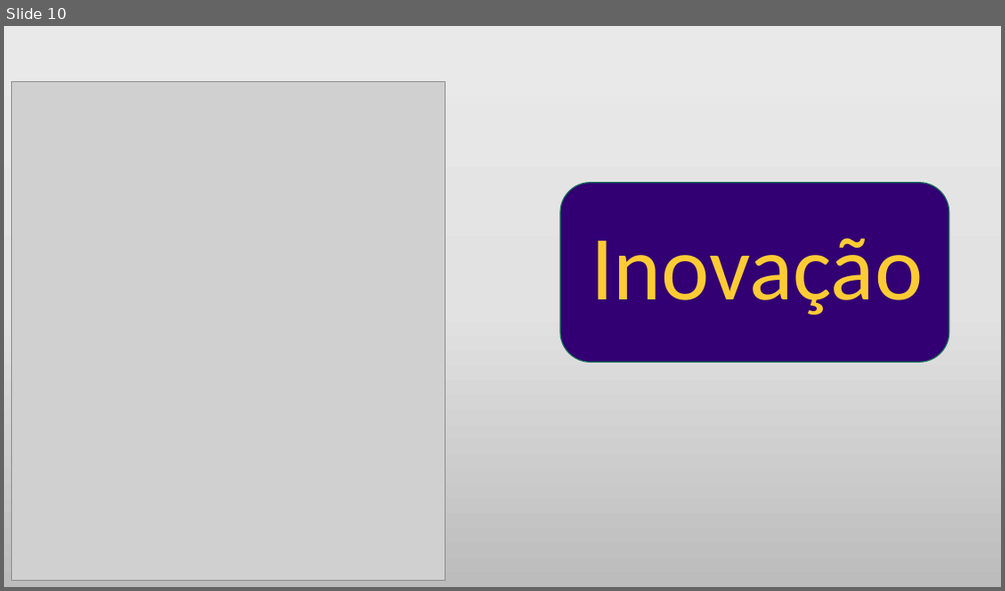
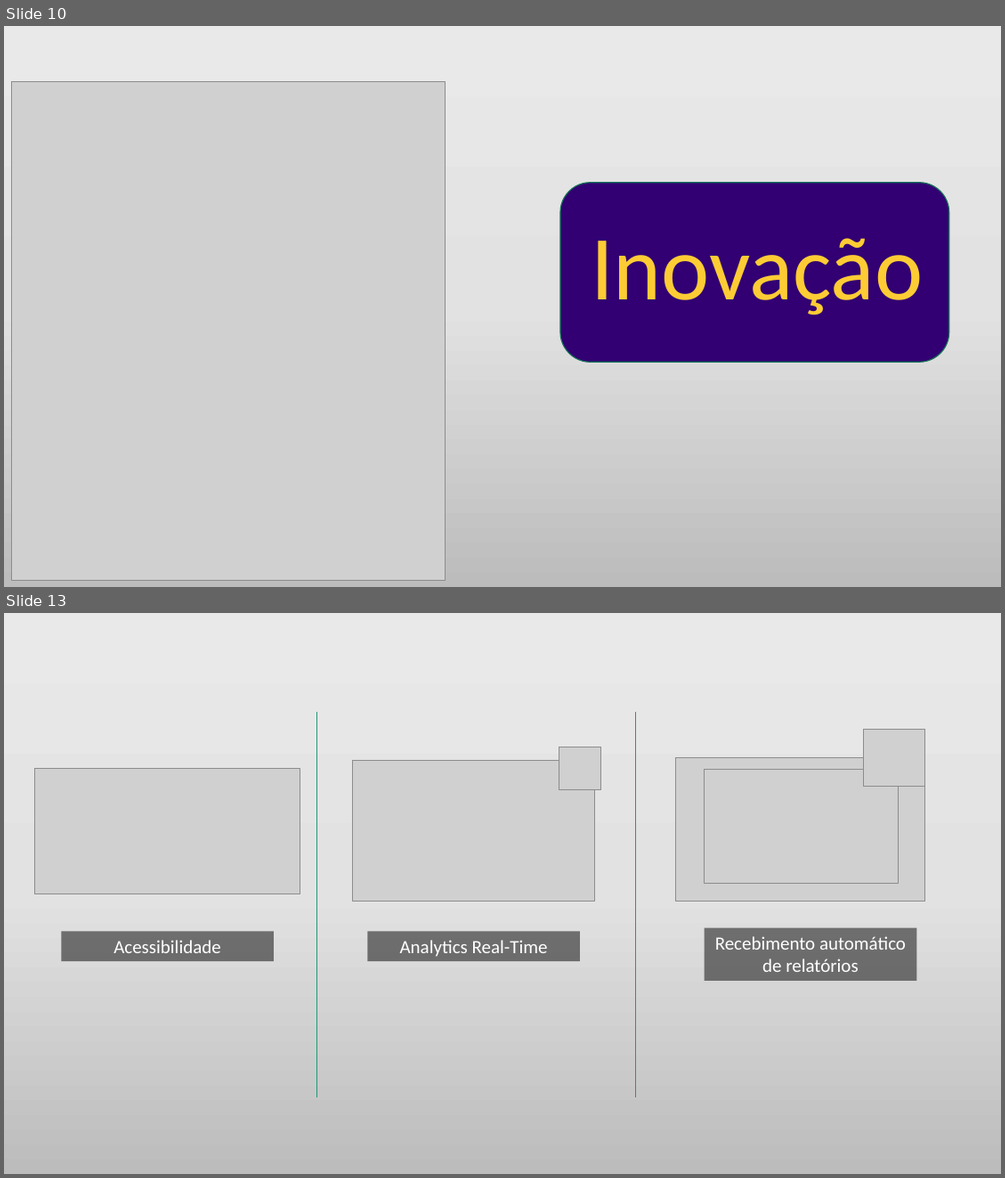
Before and after one commit to vitorsilv/Next-Streaming, a slide deck: Documentação/Deep dive.pptx. Shown one above the other, each under a label of ours: slide 10 before the commit, slides 10 and 13 after it; the slides between them are not shown. The pictures are 1005x591 and 1005x1178 pixels, drawn with LibreOffice and Linux fonts; fonts in the diff are those of the drawing; grey boxes stand for pictures. Boxes give left, top, right and bottom in pixels: in the first picture for what was removed or moved away, otherwise in the second. Text is boxed around its words. In the diff, an @@ line names an element or a change of style, - is before the commit and + after.

```diff
--- a/Documentação/Deep dive.pptx
+++ b/Documentação/Deep dive.pptx
@@ slide 13 added at (x1=4, y1=613, x2=1001, y2=1174), background gradient #EBEAEA to #E4E3E3 to #BDBCBC @@
@@ line added from (317, 712) to (317, 1097), #1D9A78 0.5 pt @@
@@ line added from (635, 712) to (635, 1097), #1D9A78 0.5 pt @@
@@ picture added at (x1=863, y1=729, x2=925, y2=786) @@
@@ picture added at (x1=35, y1=768, x2=300, y2=893) @@
@@ picture added at (x1=353, y1=761, x2=595, y2=900) @@
@@ picture added at (x1=558, y1=747, x2=601, y2=789) @@
@@ picture added at (x1=676, y1=757, x2=925, y2=900) @@
@@ picture added at (x1=704, y1=770, x2=898, y2=884) @@
@@ rectangle added at (x1=62, y1=931, x2=274, y2=961), fill #000000 at 50% opacity, 18 pt, text #FFFFFF @@
+Acessibilidade
@@ rectangle added at (x1=367, y1=931, x2=580, y2=961), fill #000000 at 50% opacity, 18 pt, text #FFFFFF @@
+Analytics Real-Time
@@ rectangle added at (x1=704, y1=928, x2=917, y2=981), fill #000000 at 50% opacity, 18 pt, text #FFFFFF @@
+Recebimento automático de relatórios
```
Also in this commit, not shown: 1 slide changed, 3 other slides added, 2 slides removed, 2 other files.
